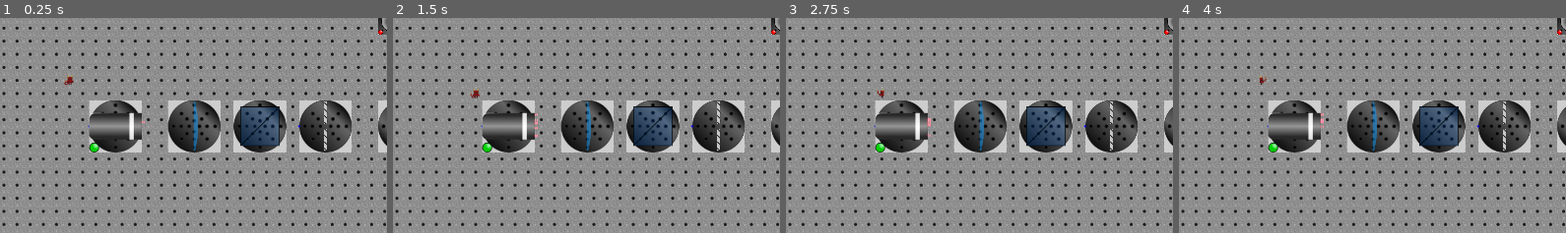
Above: before the commit, frames 1-4 (left to right).
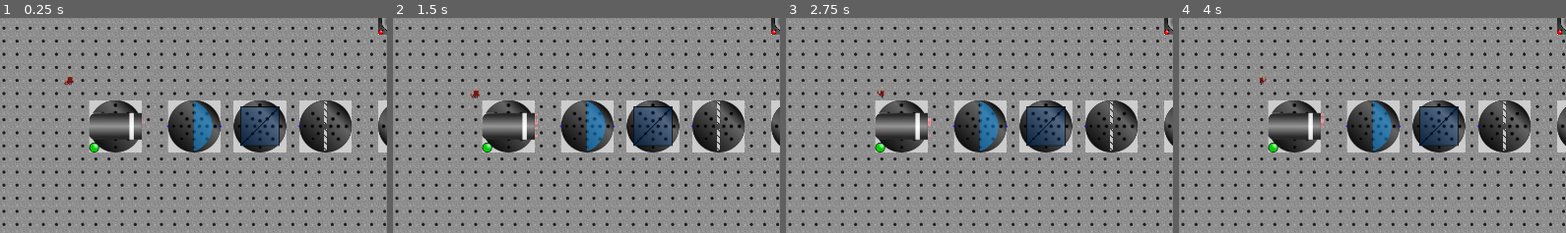
Above: after the commit, the same moments.

Repository: mbapplegate/maxwellDemon
Game: Godot game, scene res://worlds/test_world.tscn
Same seed, same stepped clock (60 frames per second), same inputs: the game is played once before the commit and once after it. The project has no main scene, so this scene is started directly.
Inputs:
- Up to frame 1 (0.25 s): no input
- Up to frame 2 (1.5 s): tap Enter at 0.5 s; hold Right (right) 0.53-1.28 s; hold Shift (pull) 0.53-1.28 s; tap Space (toggleEnergize) at 1.25 s; hold Down (down) from 1.28 s (still down); tap Q (rotateCCW) at 1.35 s
- Up to frame 3 (2.75 s): tap Enter at 2 s; release Down (down) at 2.03 s; hold Right (right) from 2.03 s (still down); hold E (rotateCW) from 2.03 s (still down)
- Up to frame 4 (4 s): tap Space (toggleEnergize) at 2.75, 2.85 s; release Right (right) at 2.78 s; release E (rotateCW) at 2.78 s; hold Up (up) 2.78-3.53 s; tap Enter at 3.5 s; hold Left (left) from 3.53 s (still down); hold Shift (pull) from 3.53 s (still down)
The pictures show only the part of the screen within x 1-51%, y 40-90%; the shares and areas given below are measured in that part.

The runs differ from the first frame. In frame 1, 0.6% of the frame differs, in the area x 22-78%, y 38-62%; in frame 2, 0.7%; in frame 3, 0.7%; in frame 4, 0.7%.

Commit message:
Changing z-index of laser barrel

Diff:
--- a/scenes/LaserSource/laser_source.tscn
+++ b/scenes/LaserSource/laser_source.tscn
@@ -18,6 +18,7 @@
 autostart = true
 
 [node name="laserBarrel" type="Sprite2D" parent="Stage" index="0"]
+z_index = 1
 texture = ExtResource("3_r2j4g")
 
 [node name="barrelArea" type="Area2D" parent="Stage/laserBarrel" index="0"]
--- a/worlds/test_world.tscn
+++ b/worlds/test_world.tscn
@@ -57,6 +57,7 @@
 [node name="LensPlanoConvex" parent="." instance=ExtResource("8_t0pox")]
 position = Vector2(512, 704)
 LENS_HEIGHT = 120
+focalLength = 64
 isEnergizeable = false
 
 [node name="BeamSplitter" parent="." instance=ExtResource("8_78hy1")]
